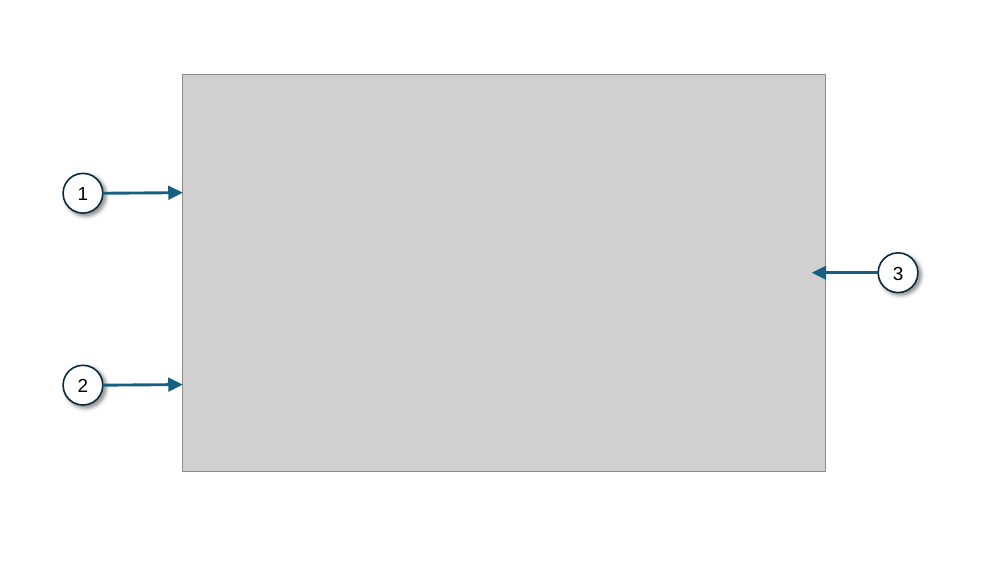
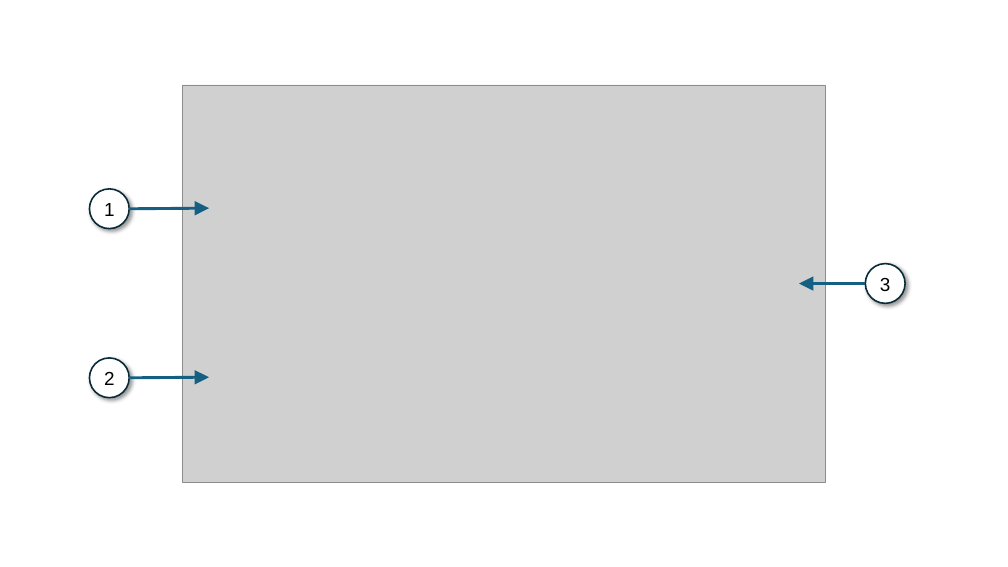
Before and after one commit to cinemascience/pycinema-readthedocs, a slide deck: slide 2 of docs/source/diagrams.pptx. Drawn at 1008x567 pixels with LibreOffice and Linux fonts; fonts in the diff are those of the drawing; grey boxes stand for pictures. Boxes give left, top, right and bottom in pixels: in the first picture for what was removed or moved away, otherwise in the second. Text is boxed around its words. In the diff, an @@ line names an element or a change of style, - is before the commit and + after.

```diff
--- a/docs/source/diagrams.pptx
+++ b/docs/source/diagrams.pptx
@@ picture: place and size @@
-picture at (183,75,826,472)
+picture at (183,85,826,482)
@@ ellipse "1": place and size @@
-ellipse "1" at (63,173,103,213)
+ellipse "1" at (89,189,129,229)
@@ arrow moved from (103, 194) - (183, 193) to (129, 209) - (209, 208) @@
@@ ellipse "3": place and size @@
-ellipse "3" at (879,253,919,293)
+ellipse "3" at (866,264,906,304)
@@ arrow moved from (879, 273) - (812, 273) to (866, 284) - (799, 284) @@
@@ ellipse "2": place and size @@
-ellipse "2" at (63,365,103,405)
+ellipse "2" at (89,358,129,398)
@@ arrow moved from (103, 386) - (183, 385) to (129, 378) - (209, 377) @@
```
Also in this commit, not shown: 1 slide added, 3 other files.
